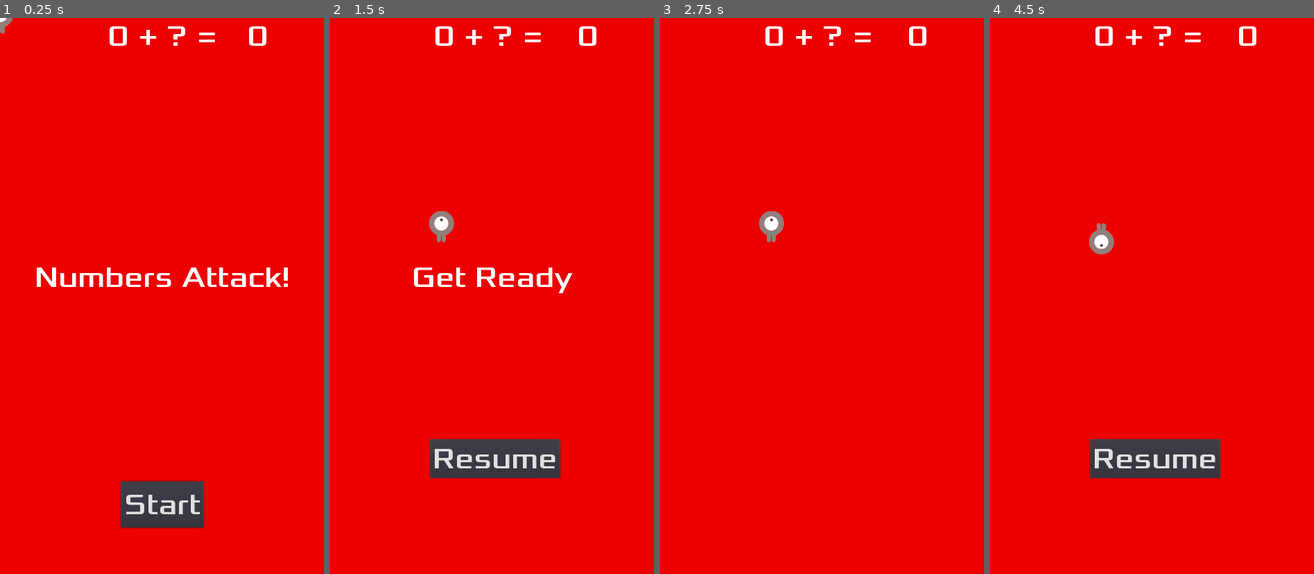
Above: before the commit, frames 1-4 (left to right).
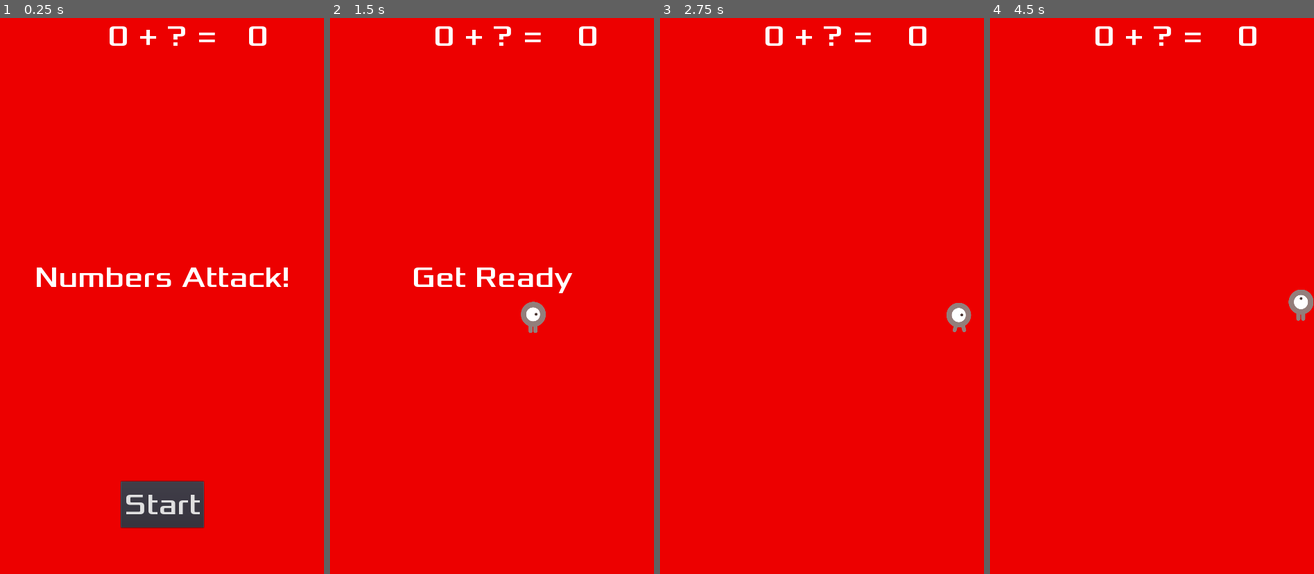
Above: after the commit, the same moments.

Repository: acs/numbers_attack
Game: Godot game, scene res://Main.tscn
The game is run twice, just before and just after one commit, with the same random seed, the same clock (stepped at 60 frames per second) and the same inputs.
Inputs (mouse positions are in pixels of both pictures, inside the frame that each line leads up to):
- Up to frame 1 (0.25 s): no input
- Up to frame 2 (1.5 s): click "Start" at 0.5 s; tap Enter at 1.25 s; hold Right (ui_right) from 1.28 s (still down); hold P from 1.28 s (still down)
- Up to frame 3 (2.75 s): release Right (ui_right) at 2 s; release P at 2 s; click (825, 457) at 2 s, where only the run before the commit has a clickable "Resume"
- Up to frame 4 (4.5 s): tap Space at 2.75, 4.25 s; hold Down (ui_down) 2.78-3.53 s; tap P at 2.85, 4.35 s; tap Enter at 3.5 s; hold Right (ui_right) 3.53-4.28 s; hold P 3.53-4.28 s; hold Up (ui_up) from 4.28 s (still down)

The runs differ from the first frame. In frame 1, less than 0.1% of the frame differs, in the area x 0-4%, y 0-3%; in frame 2, 3.6%; in frame 3, 0.6%; in frame 4, 3.6%, in the area x 30-100%, y 36-83%.

Commit message:
Manage key hits from HUD

Diff:
--- a/HUD.gd
+++ b/HUD.gd
@@ -31,6 +31,15 @@
 #func update_score(score):
 #	$ScoreLabel.text = str(score)
 
+func _input(ev):
+	if Input.is_key_pressed(KEY_P):
+		get_tree().paused = !get_tree().paused
+		$ResumeButton.hide()
+		if get_tree().paused:
+			$ResumeButton.show()
+	if Input.is_key_pressed(KEY_ESCAPE):
+		get_tree().change_scene("res://Main.tscn")
+
 func update_goal(total, max_number):
 	$Operation.text = str(total) + " + ? = "
 	goal_number = round(rand_range(0, max_number))
--- a/Main.gd
+++ b/Main.gd
@@ -12,13 +12,6 @@
 	randomize()
 	# new_game()
 
-func _input(ev):
-	if Input.is_key_pressed(KEY_P):
-		get_tree().paused = true
-		$HUD/ResumeButton.show()
-	if Input.is_key_pressed(KEY_ESCAPE):
-		get_tree().change_scene("res://Main.tscn")
-
 func game_over():
 	$ScoreTimer.stop()
 	$MobTimer.stop()
@@ -26,10 +19,11 @@
 	$HUD.show_game_over()
 	# Take a little pause to take a look to the last scene
 	get_tree().paused = true
-	yield(get_tree().create_timer(1), "timeout")
+	yield(get_tree().create_timer(2), "timeout")
 	get_tree().paused = false
 	get_tree().call_group("mobs", "queue_free")
 	get_tree().call_group("numbers", "queue_free")
+	$Player.hide()
 	$Music.stop()
 	$DeathSound.play()
 
@@ -38,6 +32,7 @@
 		game_over()
 	else:
 		$HUD.update_goal($Player.total_sum, MAX_NUMBER)
+		$Player.last_hit_number.queue_free()
 
 func new_game():
 	score = 0
--- a/Main.tscn
+++ b/Main.tscn
@@ -45,7 +45,7 @@
 one_shot = true
 
 [node name="StartPosition" type="Position2D" parent="."]
-position = Vector2( 240, 450 )
+position = Vector2( 372.142, 646.326 )
 
 [node name="MobPath1" type="Path2D" parent="."]
 visible = false
--- a/Mob.tscn
+++ b/Mob.tscn
@@ -51,7 +51,6 @@
 scale = Vector2( 0.75, 0.75 )
 frames = SubResource( 1 )
 animation = "mina"
-frame = 1
 playing = true
 
 [node name="CollisionShape2D" type="CollisionShape2D" parent="."]
--- a/Number.gd
+++ b/Number.gd
@@ -15,7 +15,7 @@
 	$Label.show()
 
 func get_number():
-	queue_free()
+	# queue_free()
 	return $Label.text
 
 func get_type():
--- a/Player.gd
+++ b/Player.gd
@@ -6,11 +6,12 @@
 export var speed = 400  # How fast the player will move (pixels/sec).
 var screen_size  # Size of the game window.
 var total_sum  # Total sum for collected numbers
+var last_hit_number  # last number hit
 
 # Called when the node enters the scene tree for the first time.
 func _ready():
 	screen_size = get_viewport_rect().size
-	# hide()
+	hide()
 
 
 # Called every frame. 'delta' is the elapsed time since the previous frame.
@@ -45,6 +46,7 @@
 
 
 func _on_Player_body_entered(body):
+	last_hit_number = body
 	if body.get_type() == "number":
 		total_sum += int(body.get_number())
 		emit_signal("hit")
